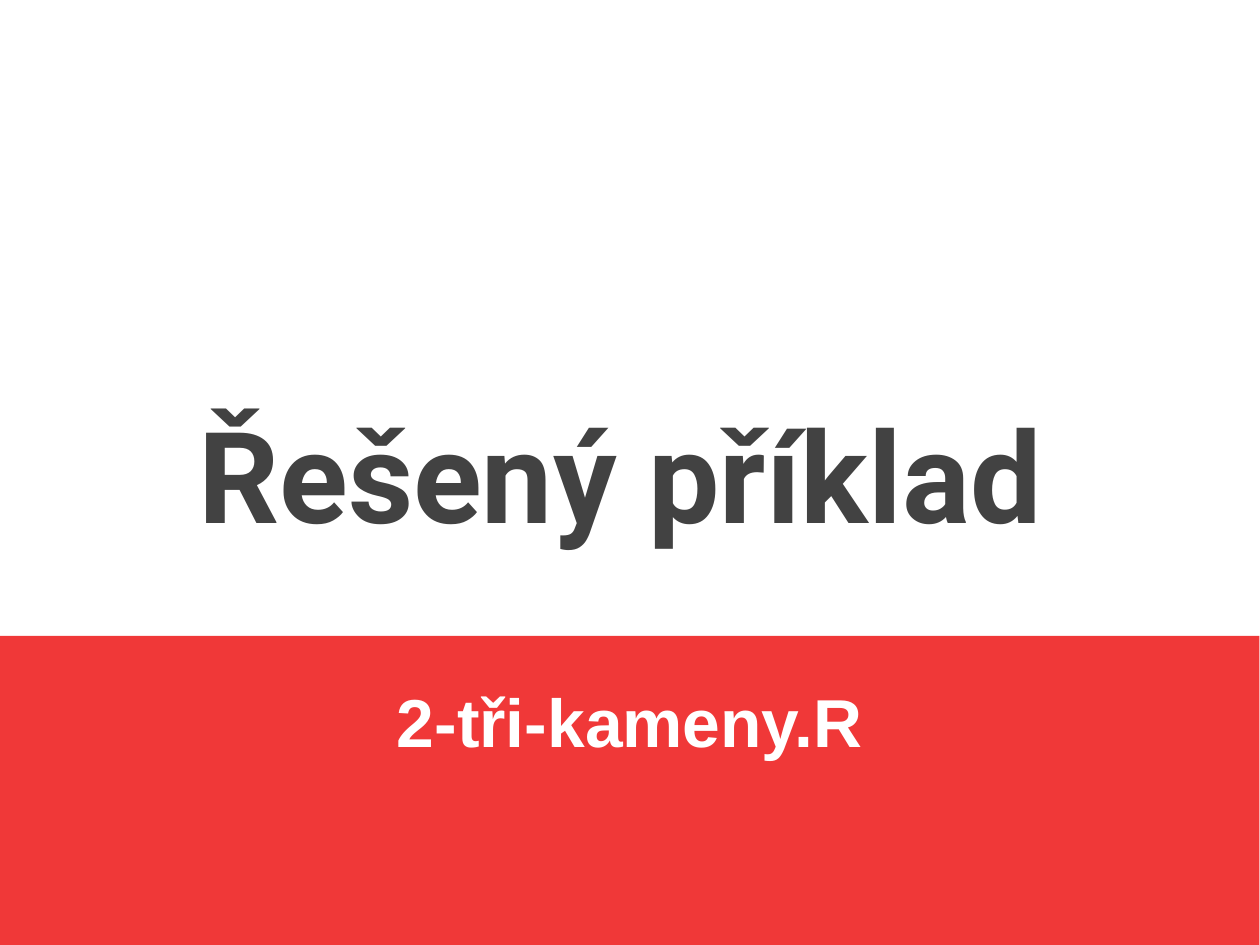
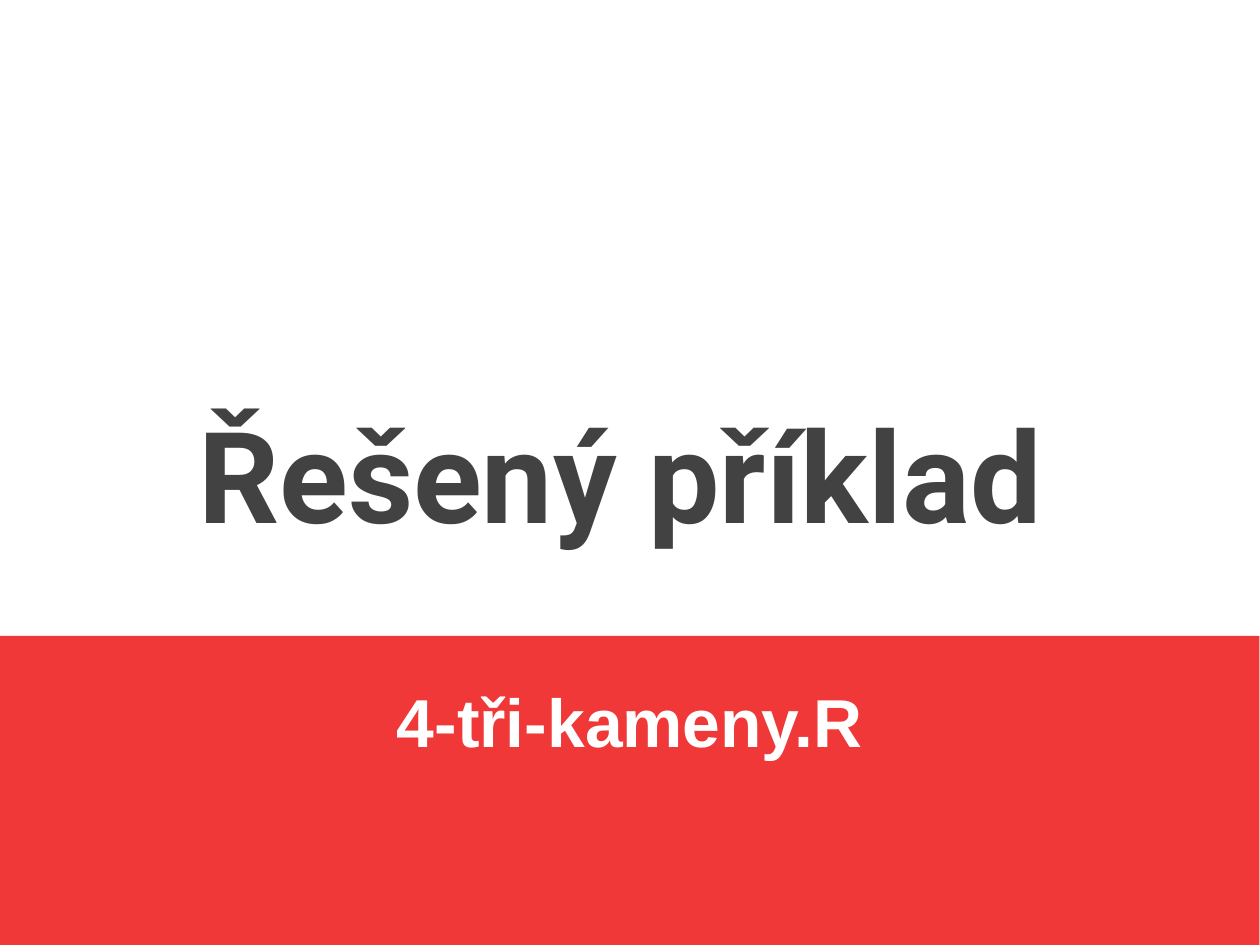
Before and after one commit to jlacko/4EK418, a slide deck: slide 5 of prez/4 - operace mezi objekty.odp. Drawn at 1260x945 pixels with LibreOffice and Linux fonts; fonts in the diff are those of the drawing. Boxes give left, top, right and bottom in pixels: in the first picture for what was removed or moved away, otherwise in the second. Text is boxed around its words. In the diff, an @@ line names an element or a change of style, - is before the commit and + after.

```diff
--- a/prez/4 - operace mezi objekty.odp
+++ b/prez/4 - operace mezi objekty.odp
@@ subtitle at box(397, 696, 862, 760): text changed @@
-2-tři-kameny.R
+4-tři-kameny.R
```
Also in this commit, not shown: 5 other slides changed, 59 other files.
